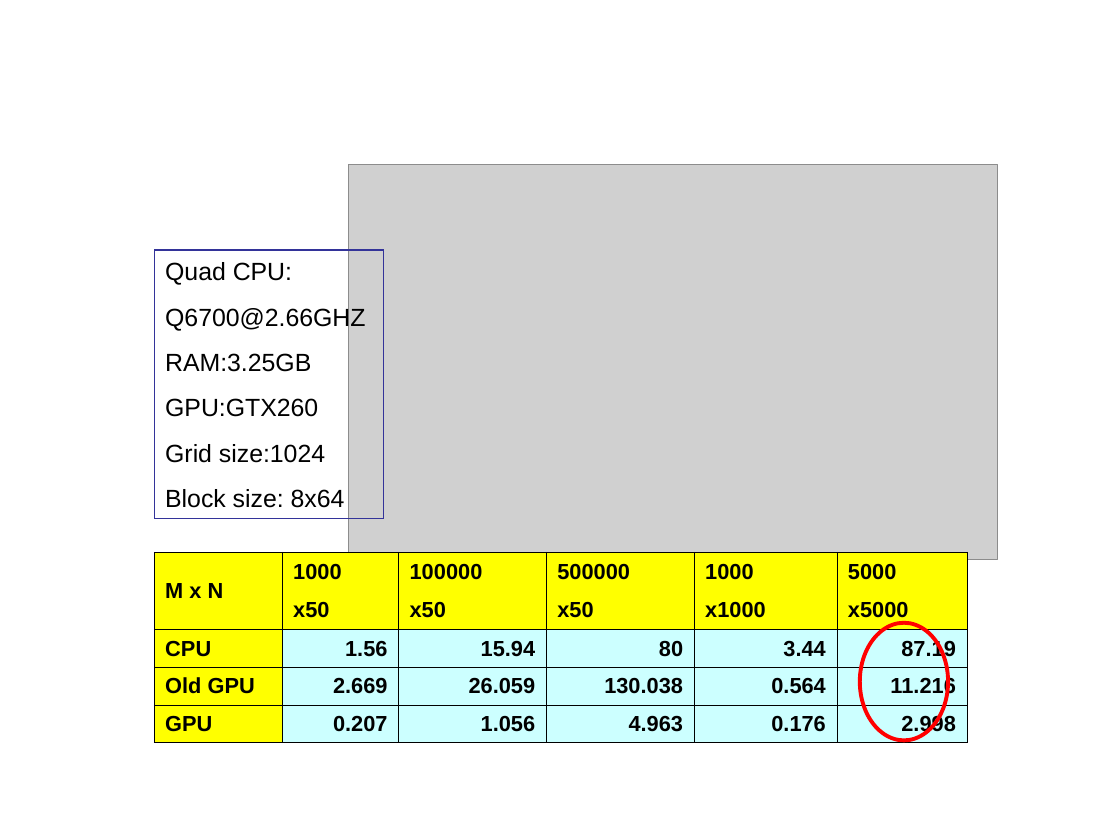
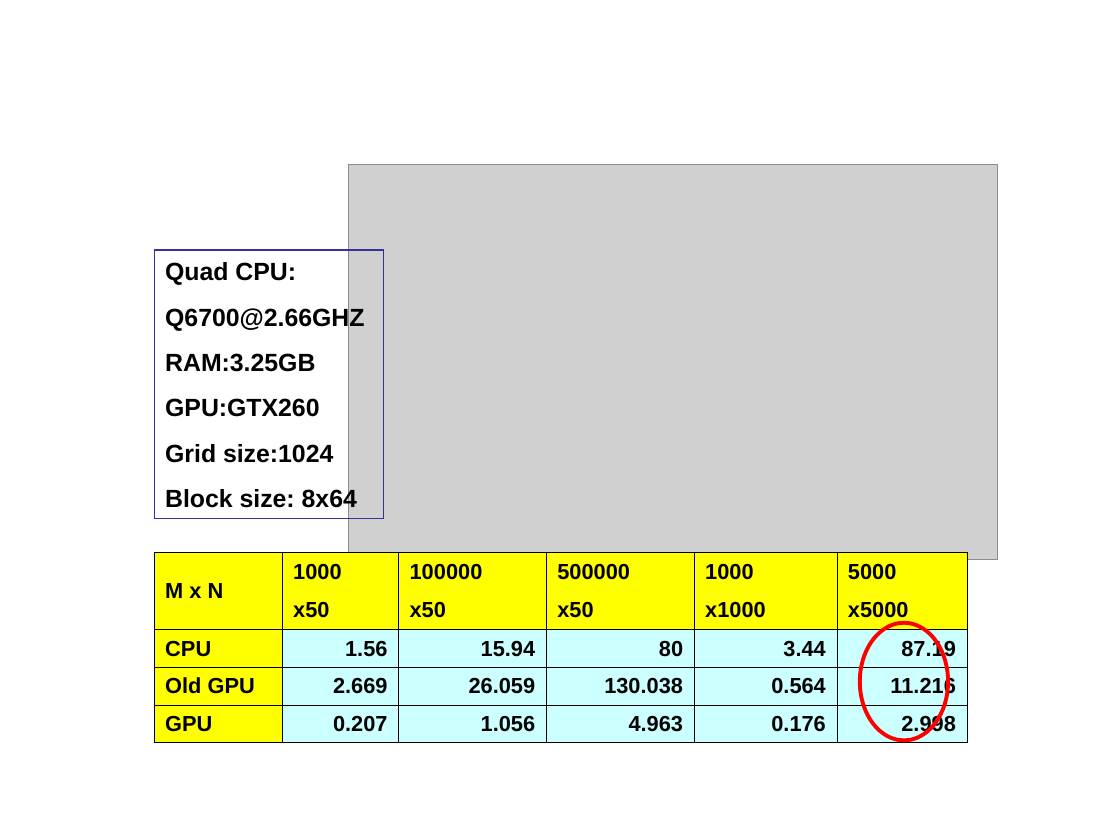
Before and after one commit to unconditional/projektarbeitcuda, a slide deck: slide 16 of Vortrag/tmp.ppt (slide 15 before the commit). Drawn at 1120x840 pixels with LibreOffice and Linux fonts; fonts in the diff are those of the drawing; grey boxes stand for pictures. Boxes give left, top, right and bottom in pixels: in the first picture for what was removed or moved away, otherwise in the second. Text is boxed around its words. In the diff, an @@ line names an element or a change of style, - is before the commit and + after.

```diff
--- a/Vortrag/tmp.ppt
+++ b/Vortrag/tmp.ppt
@@ rectangle "Quad CPU:" at box(155, 250, 384, 519): bold on @@
```
Also in this commit, not shown: 2 slides added, 1 slide removed.
